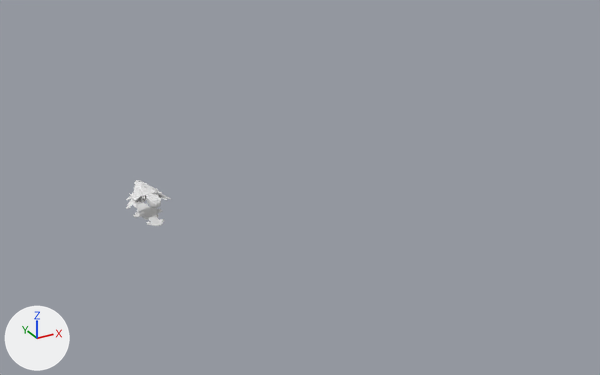
An edit to the Blender file Blender/Mechanical Animation/Multiship.blend, drawn before and after from the same camera.
The view is the same before and after, from a 50 mm lens placed at (-26.4, -46.3, 25.3), pointed at (-1.2, -0.4, 2.3). The lights are fixed; the arrows at lower left show +X, +Y and +Z.
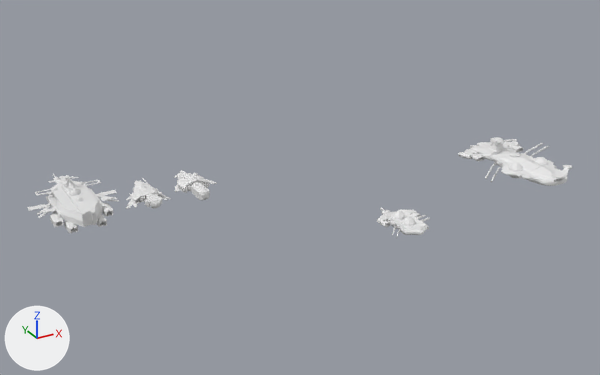
Edits to the bpy script that builds the scene:
```text
Add me_icosphere:
    me_icosphere.from_pydata(...)  # 1472 vertices, 1519 faces; spans x -2.57..2.57, y -3.13..5.69, z 3.55..5.53
Add me_tanker_s:
    me_tanker_s.from_pydata(...)  # 716 vertices, 773 faces; spans x -1.57..1.57, y -2.74..1.92, z -0.14..0.93
Add me_exploration_frigate:
    me_exploration_frigate.from_pydata(...)  # 474 vertices, 498 faces; spans x -1.65..1.65, y -2.87..2.13, z 0.35..1.32
Add me_exploration_cruiser:
    me_exploration_cruiser.from_pydata(...)  # 1793 vertices, 1684 faces, 25 loose edges; spans x -3.01..3.01, y -3.89..4.69, z 0.82..3.05
Remove ob_plane:
    ob_plane = bpy.data.objects.new('Plane', me_plane)
    ob_plane.location = (-9.83, 6.78, -0.64)
Add ob_icosphere:
    ob_icosphere = bpy.data.objects.new('Icosphere', me_icosphere)
    ob_icosphere.location = (12.01, -8.21, -0.39)
Add ob_tanker_s:
    ob_tanker_s = bpy.data.objects.new('Tanker S', me_tanker_s)
    ob_tanker_s.location = (4.83, -3.68, -0.39)
Add ob_exploration_frigate:
    ob_exploration_frigate = bpy.data.objects.new('Exploration Frigate', me_exploration_frigate)
    ob_exploration_frigate.location = (-6.25, 7.24, 0.14)
Add ob_exploration_cruiser:
    ob_exploration_cruiser = bpy.data.objects.new('Exploration Cruiser', me_exploration_cruiser)
    ob_exploration_cruiser.location = (-15.03, 6.4, 0.0)
```

What differs and where, as boxes (x1, y1, x2, y2) in the pictures (600 x 375 px):
'Exploration Cruiser', added
    after: (27, 174, 120, 233)
'Icosphere', added
    after: (458, 137, 572, 186)
'Tanker S', added
    after: (377, 208, 430, 238)
'Exploration Frigate', added
    after: (174, 170, 217, 200)
'Plane', deleted
    before: (133, 202, 165, 226)
